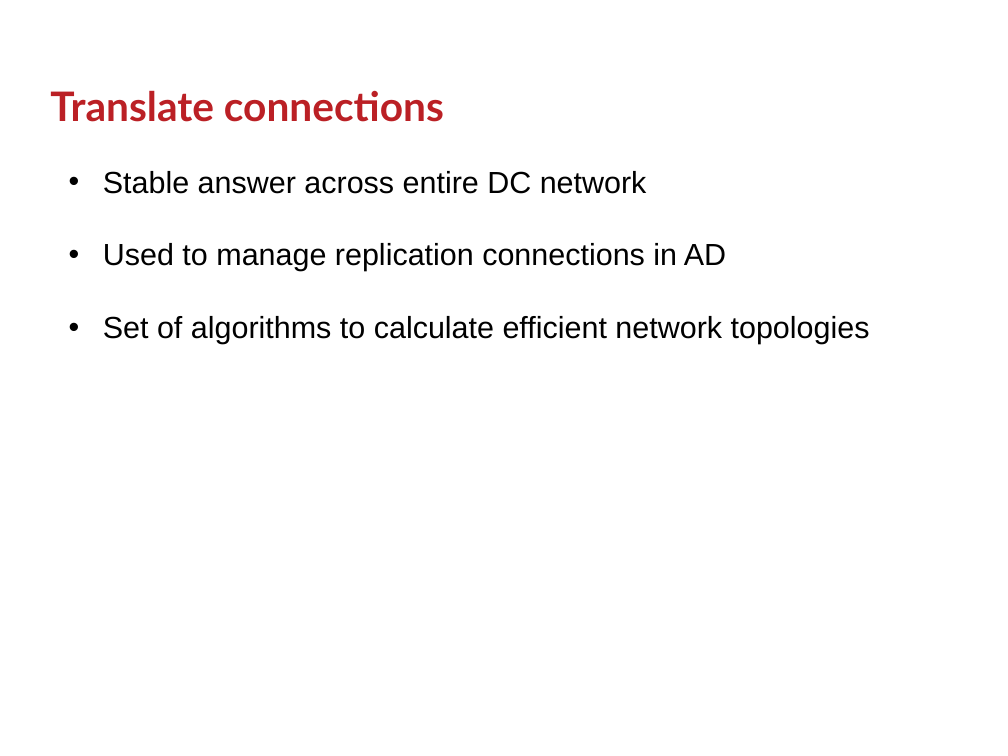
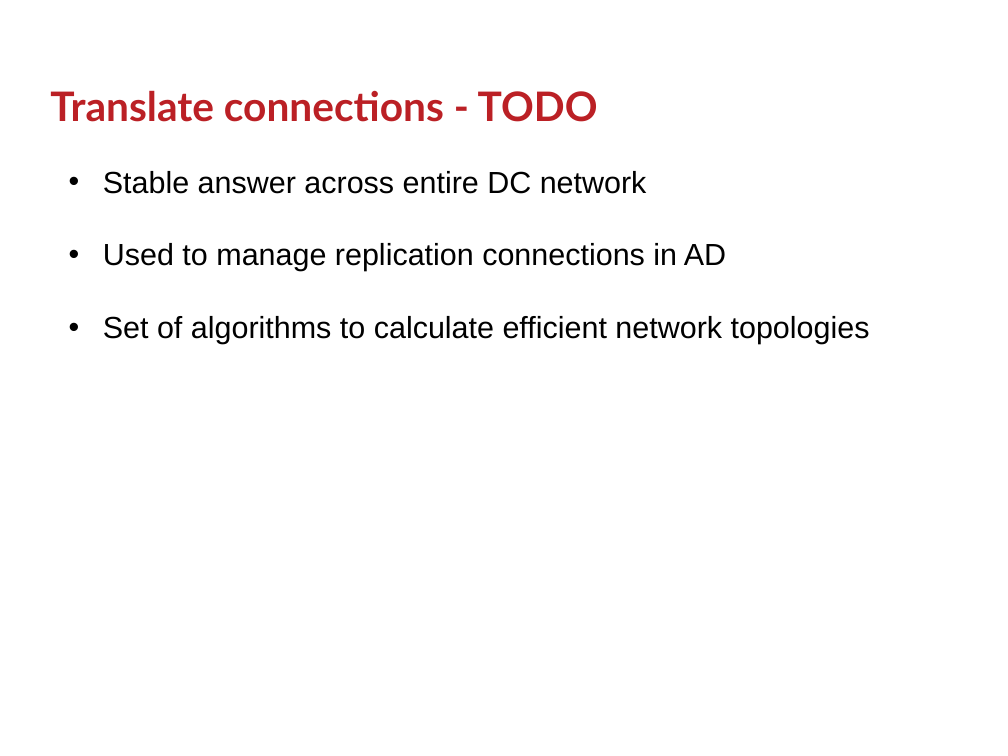
Before and after one commit to GSam/Slides, a slide deck: slide 26 of Samba KCC.pptx (slide 25 before the commit). Drawn at 1008x756 pixels with LibreOffice and Linux fonts; fonts in the diff are those of the drawing; background and template pictures are left out. Boxes give left, top, right and bottom in pixels: in the first picture for what was removed or moved away, otherwise in the second. Text is boxed around its words. In the diff, an @@ line names an element or a change of style, - is before the commit and + after.

```diff
--- a/Samba KCC.pptx
+++ b/Samba KCC.pptx
@@ title at (50,90,598,122): text changed @@
-Translate connections
+Translate connections - TODO
```
Also in this commit, not shown: 3 other slides changed, 4 slides added, 1 slide removed.
